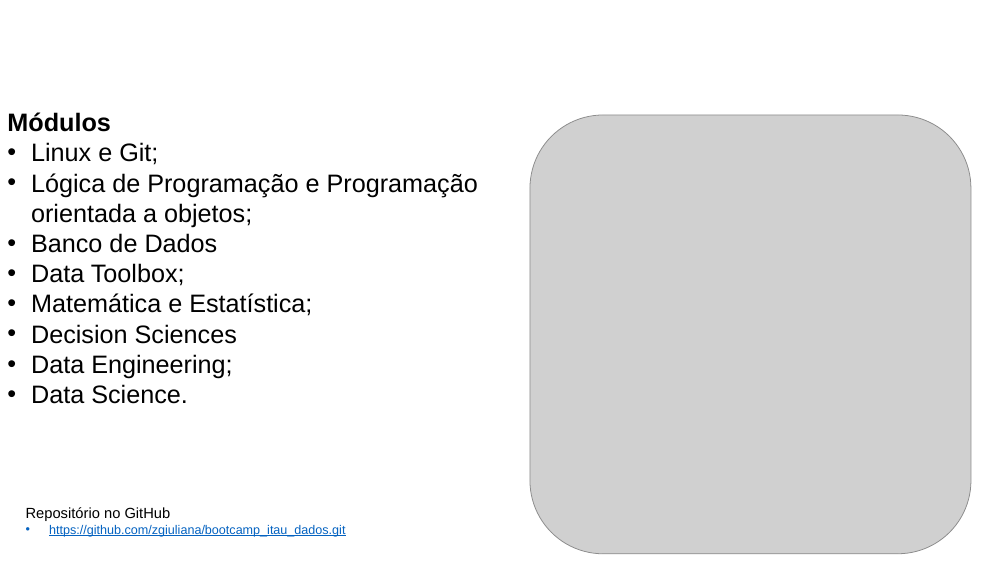
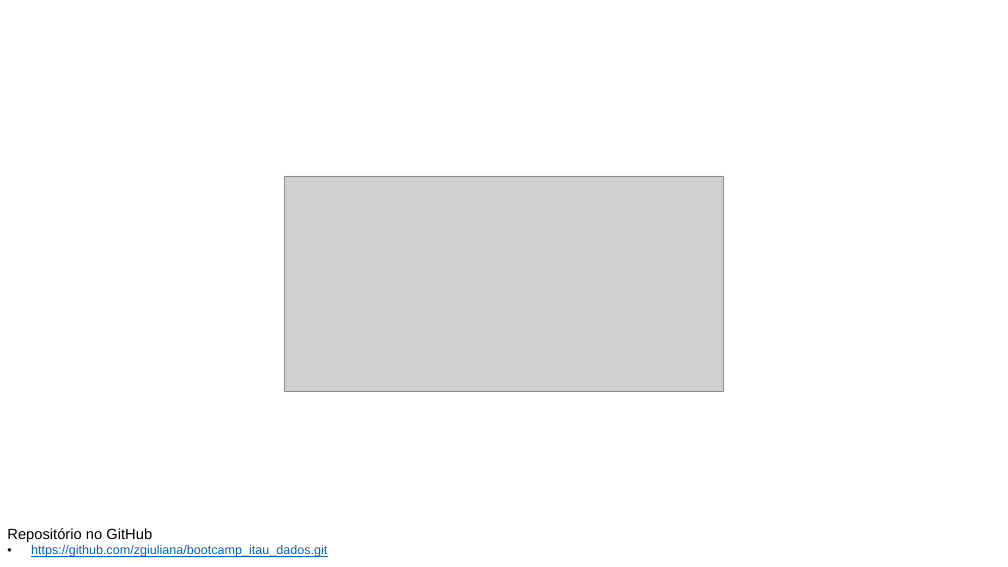
Before and after one commit to zgiuliana/bootcamp_itau_dados, a slide deck: slide 1 of bootcamp.pptx (slide 2 before the commit). Drawn at 1008x567 pixels with LibreOffice and Linux fonts; fonts in the diff are those of the drawing; grey boxes stand for pictures; background and template pictures are left out. Boxes give left, top, right and bottom in pixels: in the first picture for what was removed or moved away, otherwise in the second. Text is boxed around its words. In the diff, an @@ line names an element or a change of style, - is before the commit and + after.

```diff
--- a/bootcamp.pptx
+++ b/bootcamp.pptx
@@ text removed at box(7, 112, 478, 404) @@
-Módulos
-• Linux e Git;
-• Lógica de Programação e Programação orientada a objetos;
-• Banco de Dados
-• Data Toolbox;
-• Matemática e Estatística;
-• Decision Sciences
-• Data Engineering;
-• Data Science.
@@ picture removed at box(530, 115, 971, 554) @@
@@ picture added at box(285, 176, 724, 391) @@
@@ text "Repositório no GitHub": place and size @@
-text "Repositório no GitHub" at box(26, 507, 345, 537)
+text "Repositório no GitHub" at box(7, 528, 327, 557)
```
Also in this commit, not shown: 1 other slide changed, 4 slides added, 2 slides removed.
